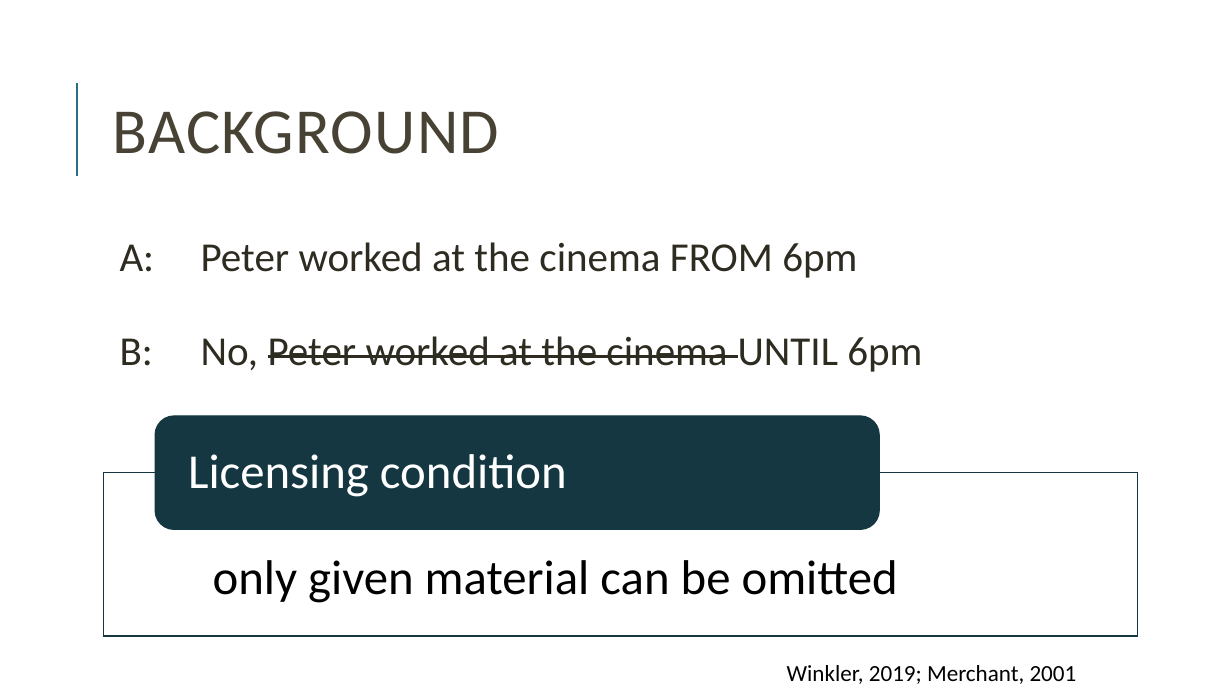
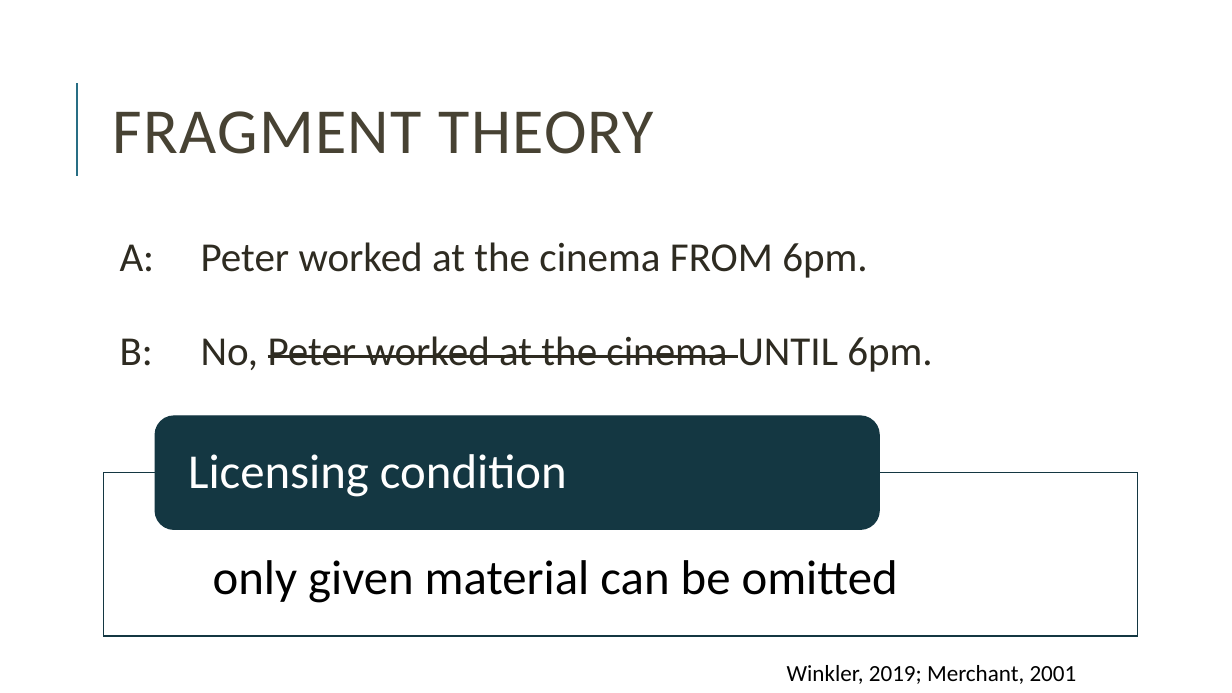
Before and after one commit to miriamschiele/MA, a slide deck: slide 6 of presentation/Miriam Schiele, MA presentation.pptx. Drawn at 1232x693 pixels with LibreOffice and Linux fonts; fonts in the diff are those of the drawing. Boxes give left, top, right and bottom in pixels: in the first picture for what was removed or moved away, otherwise in the second. Text is boxed around its words. In the diff, an @@ line names an element or a change of style, - is before the commit and + after.

```diff
--- a/presentation/Miriam Schiele, MA presentation.pptx
+++ b/presentation/Miriam Schiele, MA presentation.pptx
@@ title at [113, 111, 654, 154]: text changed @@
-BACKGROUND
+FRAGMENT THEORY
@@ text at [120, 242, 933, 372]: text changed @@
-  A: Peter worked at the cinema FROM 6pm
-  B: No, Peter worked at the cinema UNTIL 6pm
+  A: Peter worked at the cinema FROM 6pm.
+  B: No, Peter worked at the cinema UNTIL 6pm.
```
Also in this commit, not shown: 15 other slides changed, 32 slides added, 4 slides removed, 6 other files.
